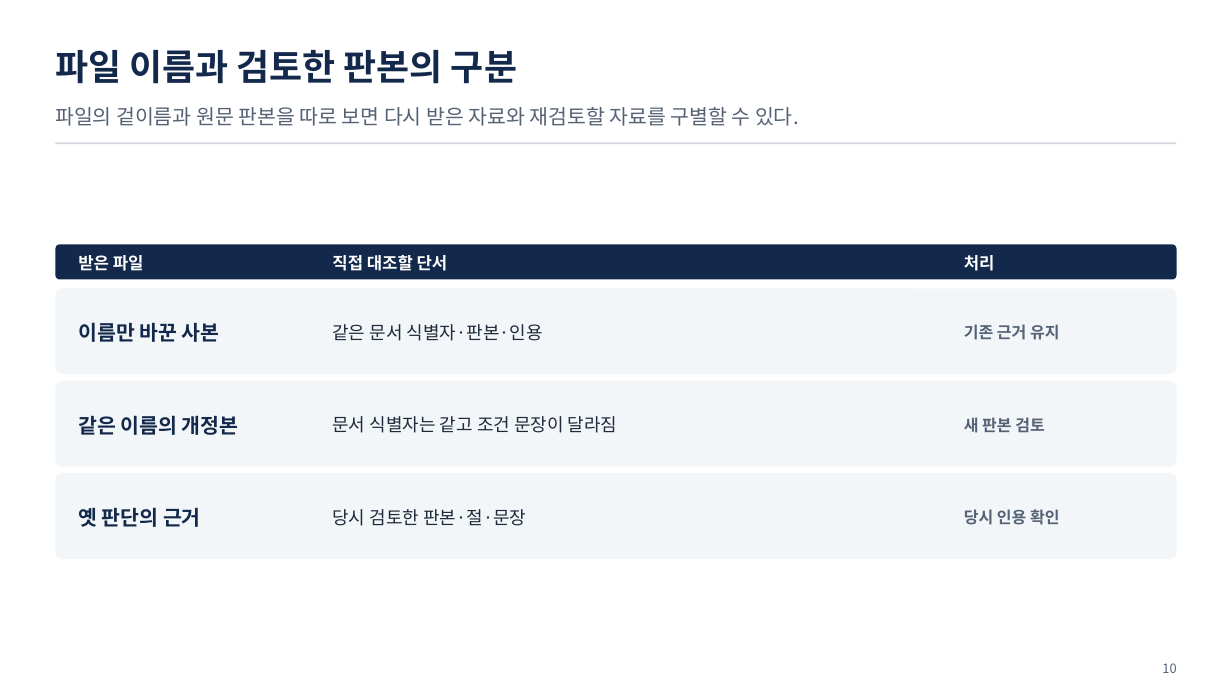
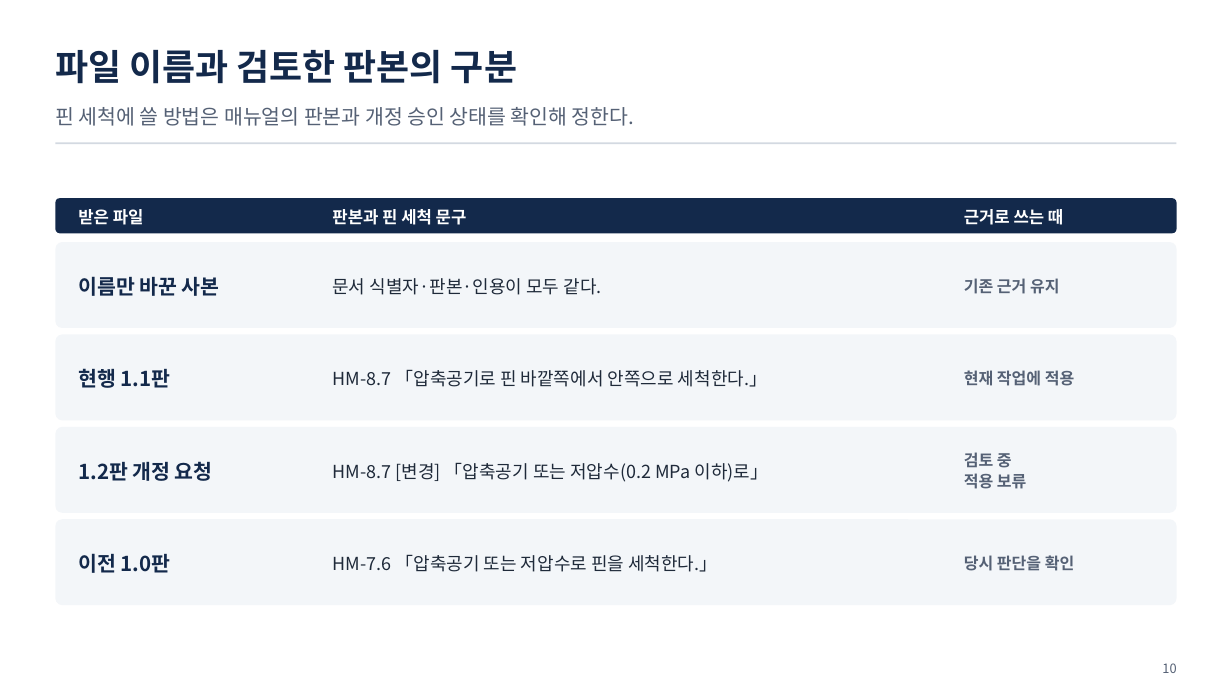
Before and after one commit to uengine-oss/hyd-iot-edu, a slide deck: slide 10 of workspace/강의제작/산출물/통합반/이론/04회차/통합반_04일차.pptx. Drawn at 1232x693 pixels with LibreOffice and Linux fonts; fonts in the diff are those of the drawing. Boxes give left, top, right and bottom in pixels: in the first picture for what was removed or moved away, otherwise in the second. Text is boxed around its words. In the diff, an @@ line names an element or a change of style, - is before the commit and + after.

Commit message:
통합반 온라인 4회차 4~10장의 작업 조건과 판본을 원문으로 대조

```diff
--- a/workspace/강의제작/산출물/통합반/이론/04회차/통합반_04일차.pptx
+++ b/workspace/강의제작/산출물/통합반/이론/04회차/통합반_04일차.pptx
@@ text at [55, 107, 635, 126]: text changed @@
-파일의 겉이름과 원문 판본을 따로 보면 다시 받은 자료와 재검토할 자료를 구별할 수 있다.
+핀 세척에 쓸 방법은 매뉴얼의 판본과 개정 승인 상태를 확인해 정한다.
@@ text at [332, 209, 467, 225]: text changed @@
-직접 대조할 단서
+판본과 핀 세척 문구
@@ text at [964, 209, 1063, 225]: text changed @@
-처리
+근거로 쓰는 때
@@ text at [332, 278, 602, 295]: text changed @@
-같은 문서 식별자·판본·인용
+문서 식별자·판본·인용이 모두 같다.
@@ text at [78, 368, 171, 388]: text changed @@
-같은 이름의 개정본
+현행 1.1판
@@ text at [332, 369, 768, 387]: text changed @@
-문서 식별자는 같고 조건 문장이 달라짐
+HM-8.7 「압축공기로 핀 바깥쪽에서 안쪽으로 세척한다.」
@@ text at [964, 370, 1074, 386]: text changed @@
-새 판본 검토
+현재 작업에 적용
@@ 4 rounded rectangles, 3 texts: place and size @@
-4 rounded rectangles, 3 texts at [55, 244, 1177, 559]
+4 rounded rectangles, 3 texts at [55, 198, 1177, 513]
@@ text at [78, 461, 213, 481]: text changed @@
-옛 판단의 근거
+1.2판 개정 요청
@@ text at [332, 462, 769, 482]: text changed @@
-당시 검토한 판본·절·문장
+HM-8.7 [변경] 「압축공기 또는 저압수(0.2 MPa 이하)로」
@@ text at [964, 452, 1026, 489]: text changed @@
-당시 인용 확인
+검토 중
+적용 보류
@@ rounded rectangle added at [55, 519, 1177, 605], fill #F3F6F9 @@
@@ text added at [78, 553, 171, 573], 16 pt, text #13294B, bold @@
+이전 1.0판
@@ text added at [332, 554, 718, 572], 14 pt, text #1F2A3A @@
+HM-7.6 「압축공기 또는 저압수로 핀을 세척한다.」
@@ text added at [964, 555, 1074, 571], 12.5 pt, text #556175, bold @@
+당시 판단을 확인
```
Also in this commit, not shown: 5 other slides changed, 5 other files.
